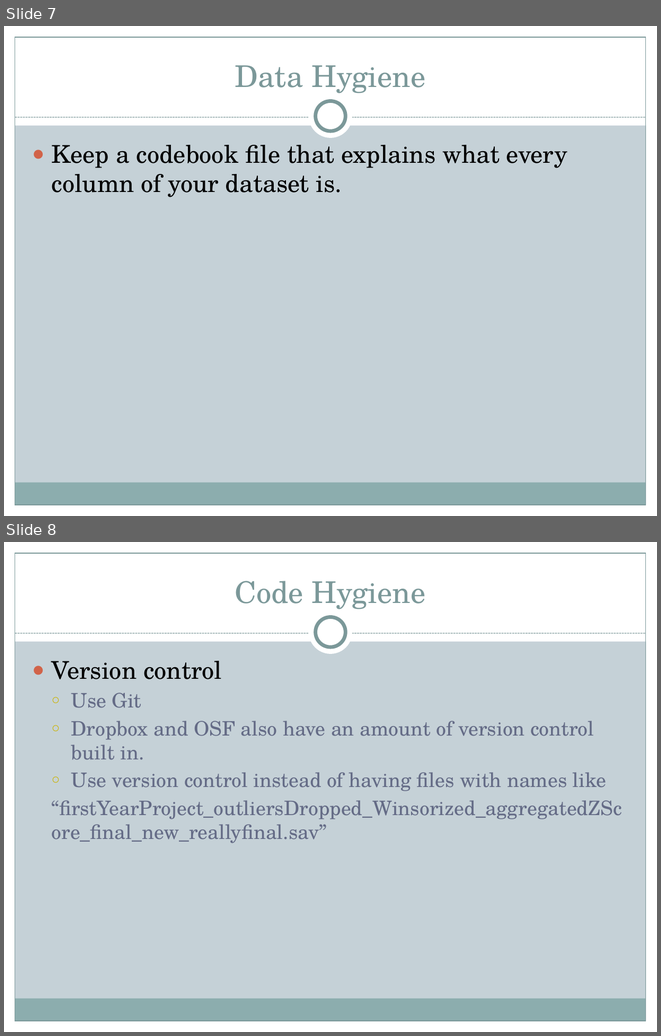
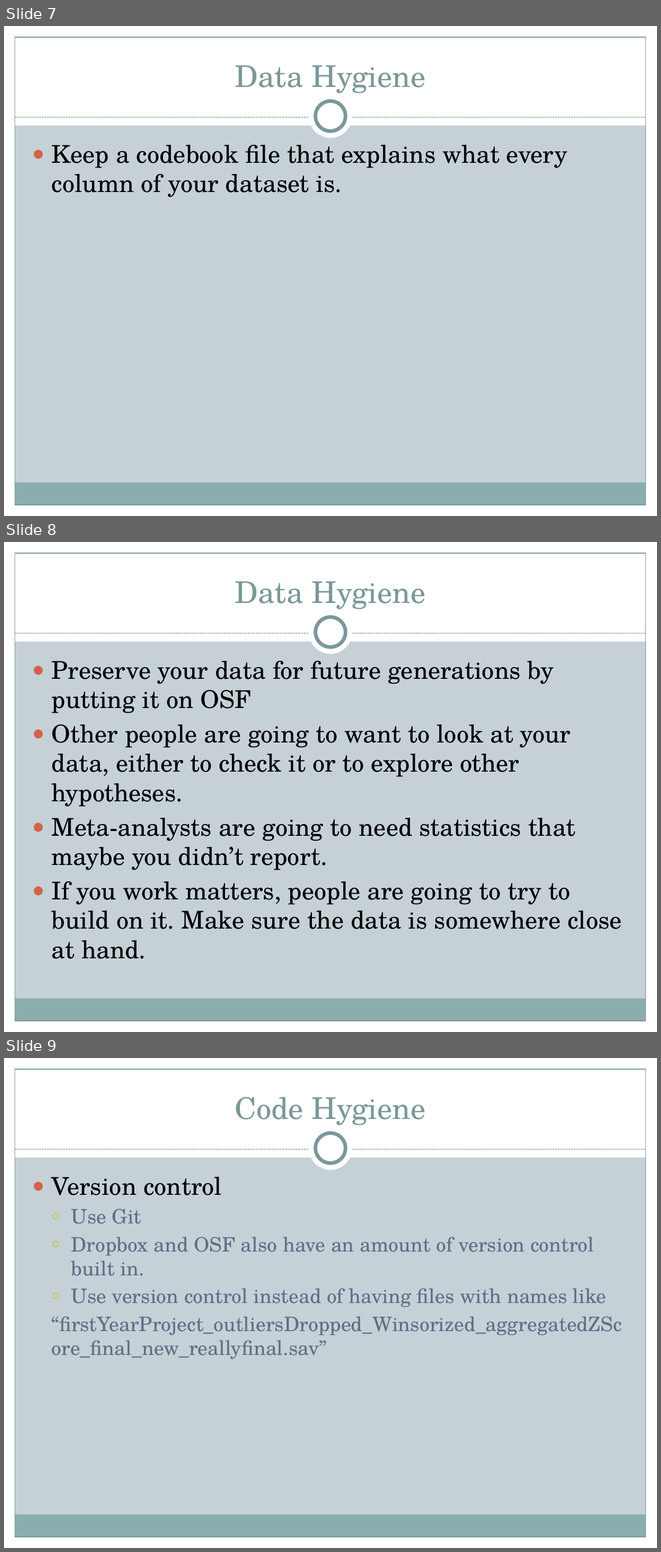
Before and after one commit to Joe-Hilgard/ggplot2_demo, a slide deck: FinalLecture.pptx. Shown one above the other, each under a label of ours: slides 7 and 8 before the commit, slides 7, 8 and 9 after it. The pictures are 661x1036 and 661x1552 pixels, drawn with LibreOffice and Linux fonts; fonts in the diff are those of the drawing. Boxes give left, top, right and bottom in pixels: in the first picture for what was removed or moved away, otherwise in the second. Text is boxed around its words. In the diff, an @@ line names an element or a change of style, - is before the commit and + after.

Commit message:
Added point re: re-analysis, meta-analysis.

```diff
--- a/FinalLecture.pptx
+++ b/FinalLecture.pptx
@@ slide 8 added at bbox=[4, 542, 657, 1032], background #C5D1D7; not listed: 9 template elements that a slide beside it also shows @@
@@ title added at bbox=[235, 581, 425, 609], 33 pt, text #7C999A @@
+Data Hygiene
@@ text added at bbox=[52, 661, 622, 959], 27 pt, text #000000 @@
+● Preserve your data for future generations by putting it on OSF
+● Other people are going to want to look at your data, either to check it or to explore other hypotheses.
+● Meta-analysts are going to need statistics that maybe you didn’t report.
+● If you work matters, people are going to try to build on it. Make sure the data is somewhere close at hand.
@@ what was slide 8 is now slide 9 @@
```
